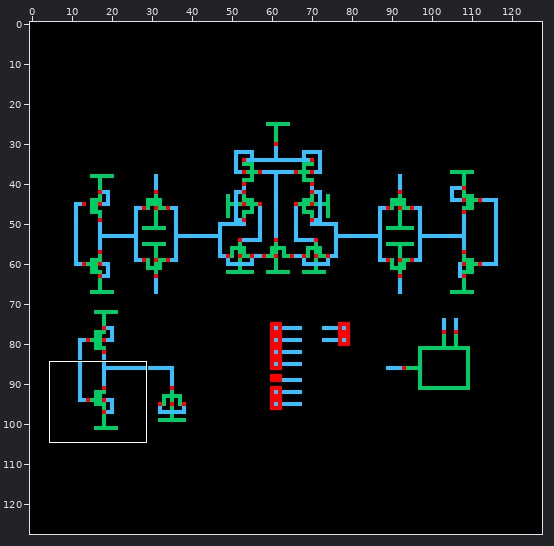
Edited in one commit: sprite sheet (6T_SRAM_Pre/schematic/thumbnail_128x128.png). The picture above shows the old version from afar; the outline marks the close-up.
Close-up. Before the commit:
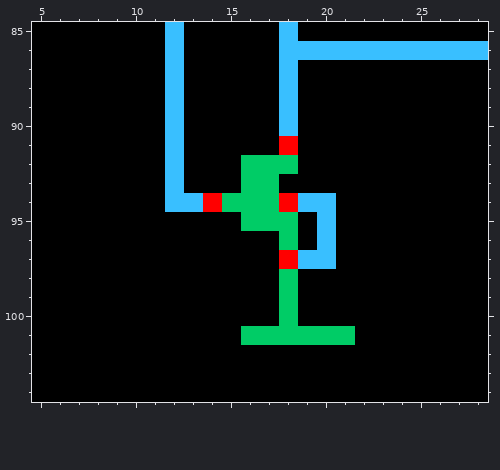
The file is 128x128 pixels. Shown: x 5..28, y 85..104. The commit also changed other parts of the picture, which this record leaves out.
Now the later version:
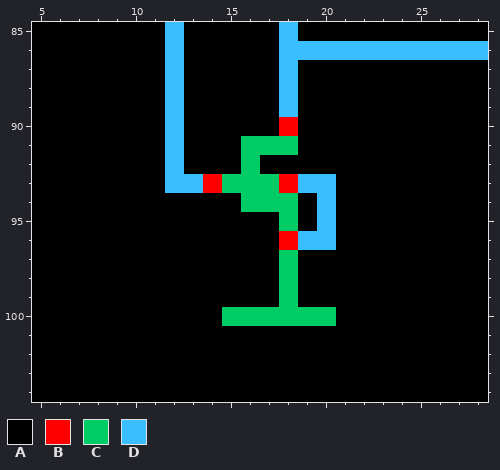
Palette (. is transparent): A #000000  B #ff0000  C #00cc66  D #39bfff
Edits made:
y 90: x 18 D -> B
y 91: x 16..18 AAB -> CCC
y 92: x 17..18 CC -> AA
y 93: x 13..15 AAA -> DBC; x 18..20 AAA -> BDD
y 94: x 12..15 DDBC -> AAAA; x 18..19 BD -> CA
y 95: x 16..17 CC -> AA
y 96: x 18..19 CA -> BD
y 97: x 18..20 BDD -> CAA
y 100: x 15..17 AAA -> CCC; x 19..20 AA -> CC
y 101: x 16..21 CCCCCC -> AAAAAA
Boxes around the changes in both close-ups, in picture pixels (x1, y1, x2, y2):
changed: (165, 117, 355, 345)
